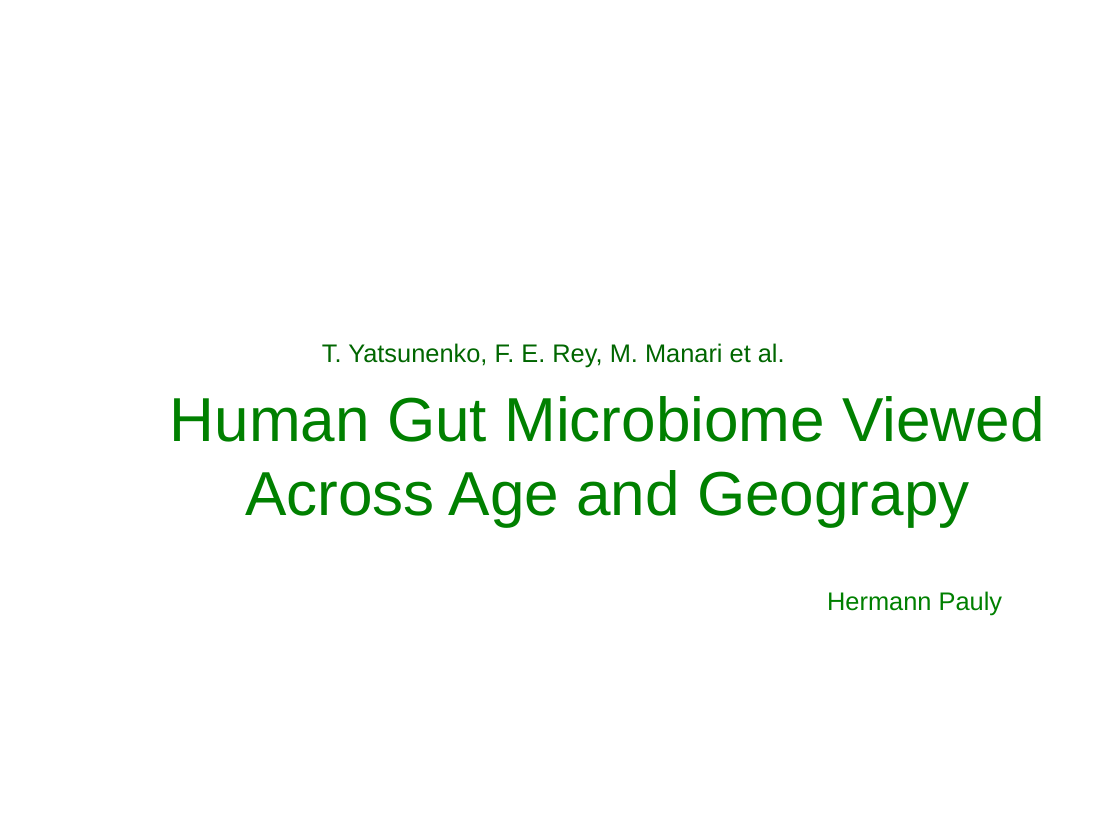
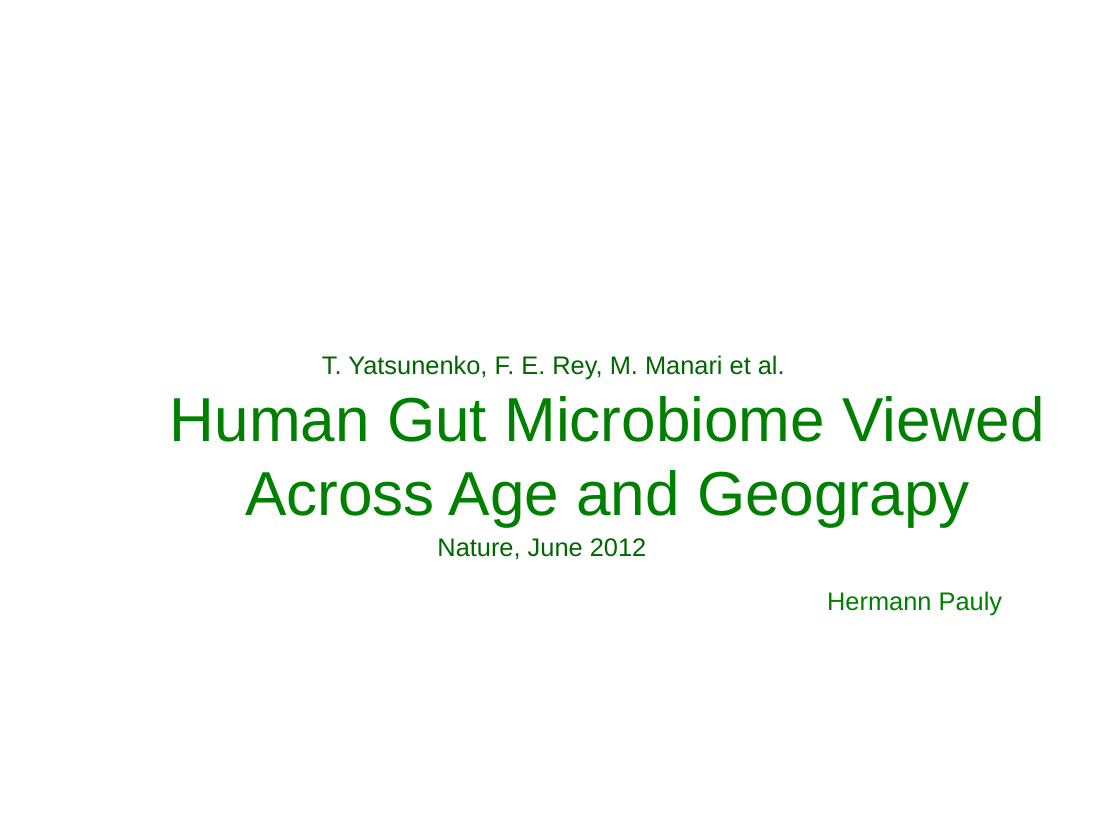
Before and after one commit to hermann-p/yatsunenko-2012-microbiome, a slide deck: slide 1 of methods_talk/talk2.odp. Drawn at 1120x840 pixels with LibreOffice and Linux fonts; fonts in the diff are those of the drawing; background and template pictures are left out. Boxes give left, top, right and bottom in pixels: in the first picture for what was removed or moved away, otherwise in the second. Text is boxed around its words. In the diff, an @@ line names an element or a change of style, - is before the commit and + after.

```diff
--- a/methods_talk/talk2.odp
+++ b/methods_talk/talk2.odp
@@ text "T. Yatsunenko, F. E. Rey, ...": place and size @@
-text "T. Yatsunenko, F. E. Rey, ..." at [322, 343, 785, 367]
+text "T. Yatsunenko, F. E. Rey, ..." at [322, 355, 785, 379]
@@ text added at [437, 538, 646, 560], 18 pt, text #006600 @@
+Nature, June 2012
```
Also in this commit, not shown: 1 other slide changed, 3 slides added, 1 slide removed.
